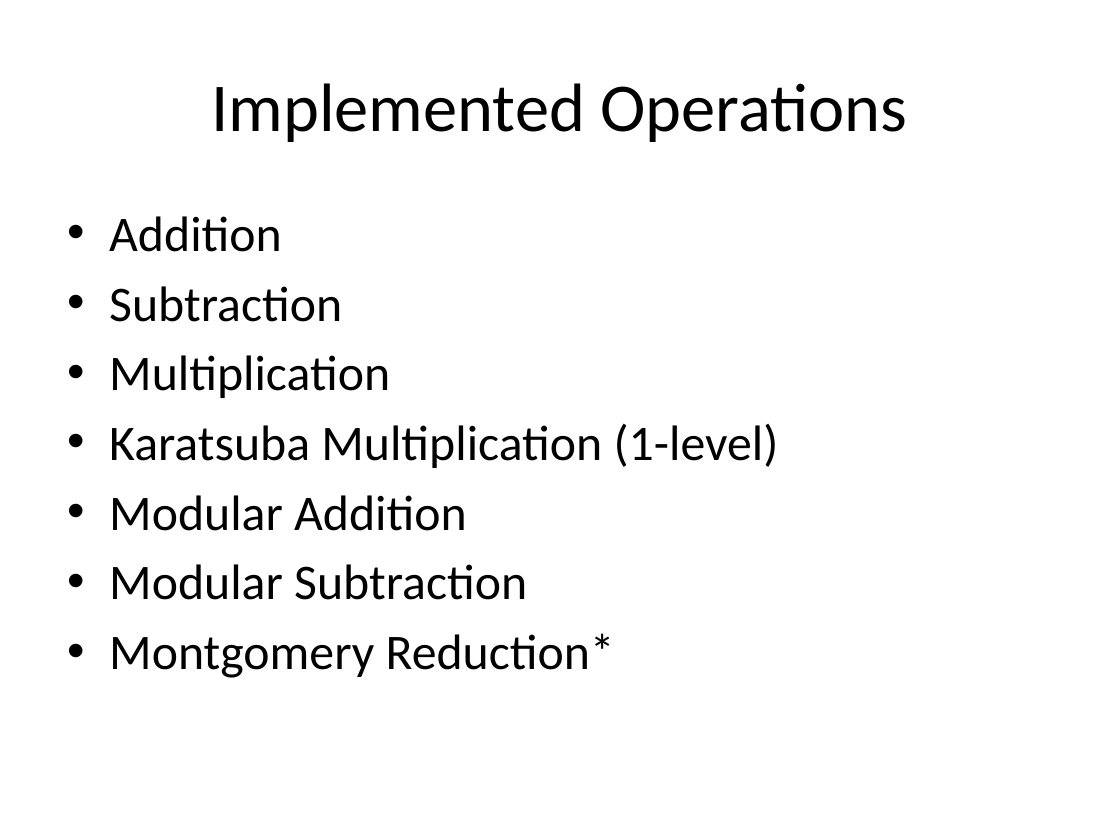
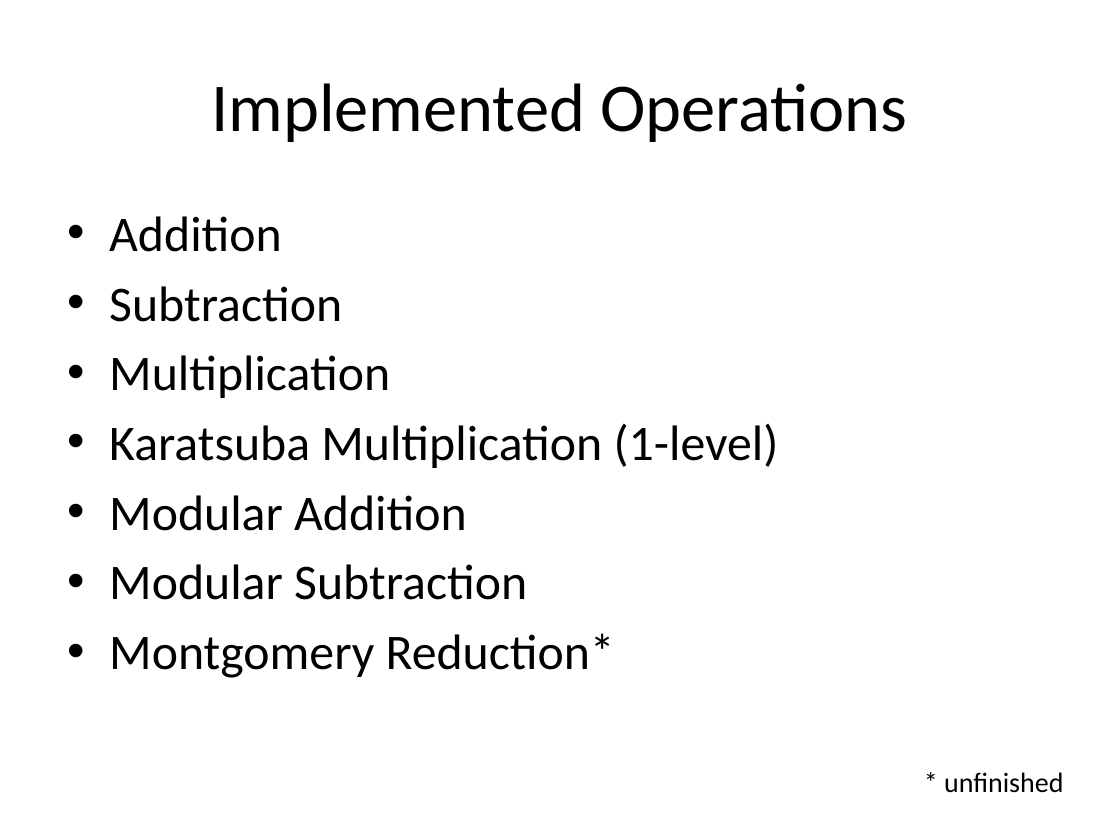
Before and after one commit to sahandKashani/CUDA-multiprecision-arithmetic-code-generator, a slide deck: slide 12 of report/Presentation.pptx. Drawn at 1120x840 pixels with LibreOffice and Linux fonts; fonts in the diff are those of the drawing. Boxes give left, top, right and bottom in pixels: in the first picture for what was removed or moved away, otherwise in the second. Text is boxed around its words. In the diff, an @@ line names an element or a change of style, - is before the commit and + after.

```diff
--- a/report/Presentation.pptx
+++ b/report/Presentation.pptx
@@ text added at bbox=[944, 772, 1063, 793], 18 pt, text #000000 @@
+* unfinished
```
Also in this commit, not shown: 2 other slides changed, 1 slide added, 7 other files.
